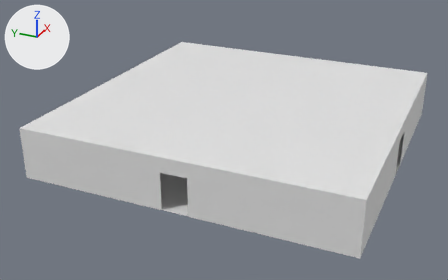
The FBX model Assets/DungeonGenerator/Rooms/Models/room1.fbx: old version first, new version second.
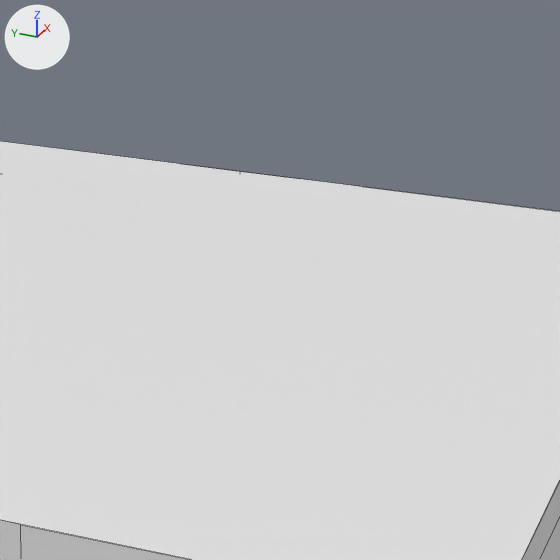
There are two pictures of each version: one whole from a 50 mm lens placed at (-31.37, -17.73, 21.77), pointed at (15.66, 3.43, -1.74), one close up on the part from 47% to 87% of the width and 0% to 64% of the height. Lighting does not change. The marker at upper left points along +X, +Y and +Z. The close-ups show mesh edges as thin lines. Where no turn or scale is listed for an object, it has been applied to the vertices.

Objects in the first close-up: 'Ceil', 'Wall'.
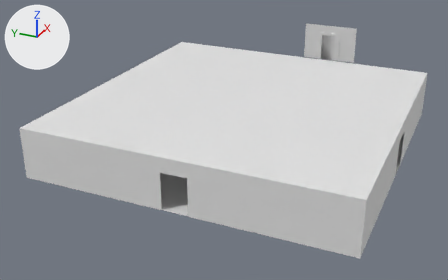
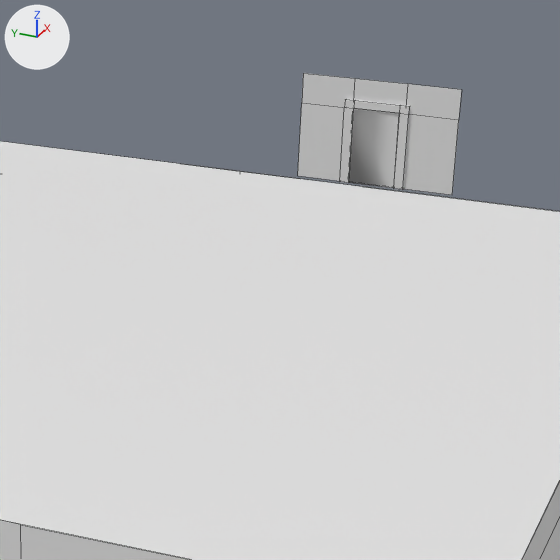
What changed in the scene script:
```text
Add me_cube_002:
    me_cube_002.from_pydata(...)  # a box spanning x -0.05..0.05, y 0.18..1.92, z -1.0..1.87
Add me_cube_001:
    me_cube_001.from_pydata(...)  # 24 vertices, 22 faces; spans x -0.11..0.11, y -0.18..2.27, z -1.0..2.18
Add me_plane_003:
    me_plane_003.from_pydata([(0.0, -3.0, 2.0), (0.0, -3.0, -2.0), (0.0, 3.0, 2.0), (0.0, 3.0, -2.0), (0.0, 1.0, 2.0), (0.0, -1.0, 2.0), (0.0, -1.0, -2.0), (0.0, 1.0, -2.0), (0.0, -3.0, 0.86), (0.0, 3.0, 0.86), (0.0, -1.0, 0.86), (0.0, 1.0, 0.86)], [], [(11, 7, 3, 9), (8, 1, 6, 10), (5, 10, 11, 4), (0, 8, 10, 5), (4, 11, 9, 2)])
Add ob_door:
    ob_door = bpy.data.objects.new('Door', me_cube_002)
    ob_door.location = (38.04, -0.97, 1.0)
Add ob_doorframe:
    ob_doorframe = bpy.data.objects.new('DoorFrame', me_cube_001)
    ob_doorframe.location = (38.04, -0.97, 1.0)
Add ob_walldoor:
    ob_walldoor = bpy.data.objects.new('WallDoor', me_plane_003)
    ob_walldoor.location = (38.03, 0.0, 2.0)
```

What differs and where, as boxes (x1, y1, x2, y2) in the close-ups (560 x 560 px):
'WallDoor', added
    after: (298, 73, 462, 195)
'Door', added
    after: (349, 109, 399, 188)
'DoorFrame', added
    after: (340, 99, 410, 190)
